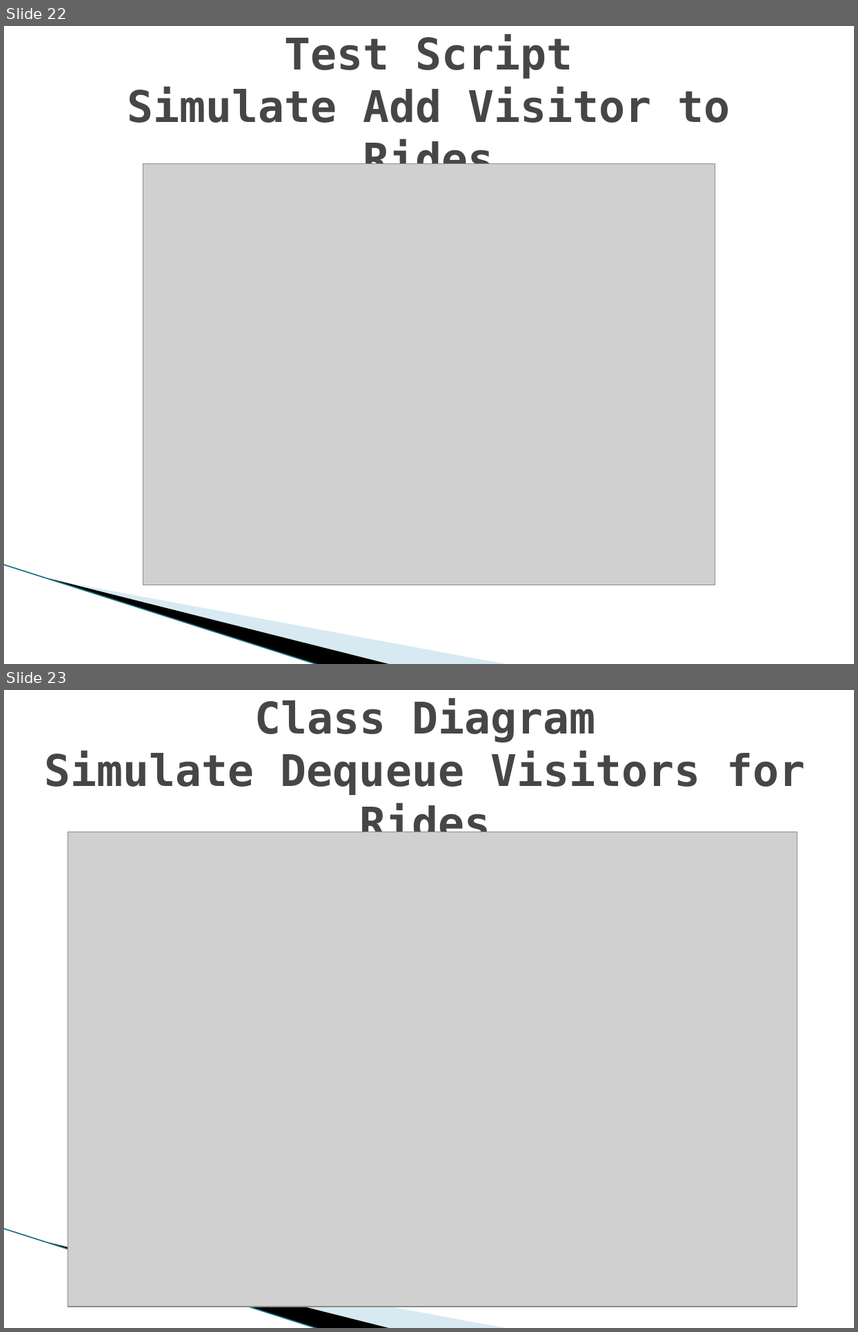
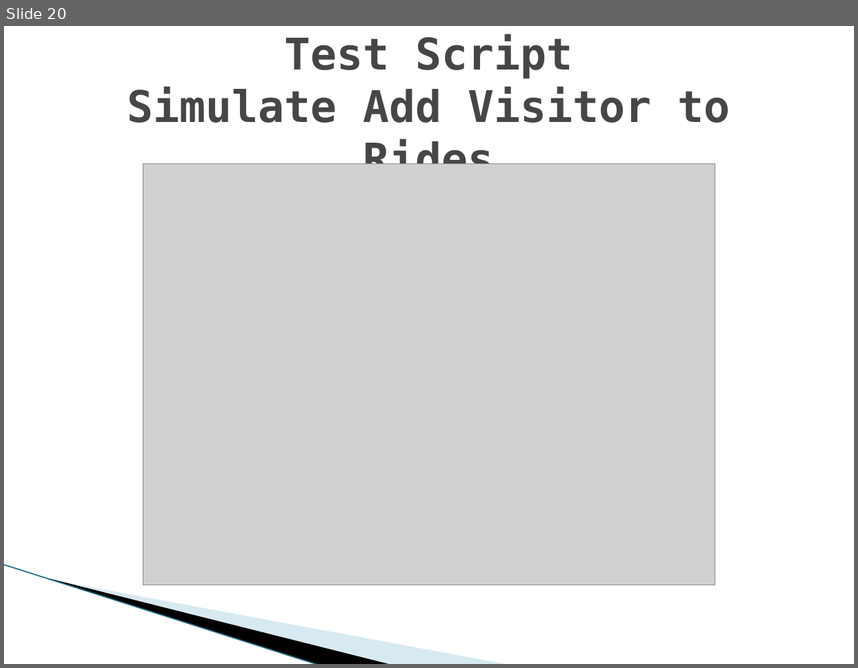
Before and after one commit to FIU-SCIS-Senior-Project-2015-Spring/Virtual-Queue-Ver-2.0, a slide deck: PresentationSlides/Virtual Queue Presentation Final Kenneth Kon.pptx. Shown one above the other, each under a label of ours: slides 22 and 23 before the commit, slide 20 after it. The pictures are 858x1332 and 858x668 pixels, drawn with LibreOffice and Linux fonts; fonts in the diff are those of the drawing; grey boxes stand for pictures; background and template pictures are left out. Boxes give left, top, right and bottom in pixels: in the first picture for what was removed or moved away, otherwise in the second. Text is boxed around its words. In the diff, an @@ line names an element or a change of style, - is before the commit and + after.

```diff
--- a/PresentationSlides/Virtual Queue Presentation Final Kenneth Kon.pptx
+++ b/PresentationSlides/Virtual Queue Presentation Final Kenneth Kon.pptx
@@ slide 23 removed at [4, 690, 854, 1328], background #FFFFFF; not listed: 3 template elements that a slide beside it also shows @@
@@ title removed at [45, 698, 805, 832] @@
-Class Diagram
-Simulate Dequeue Visitors for Rides
@@ picture removed at [67, 832, 797, 1306] @@
@@ what was slide 22 is now slide 20 @@
```
Also in this commit, not shown: 1 slide changed, 7 other slides removed, 1 other file.
